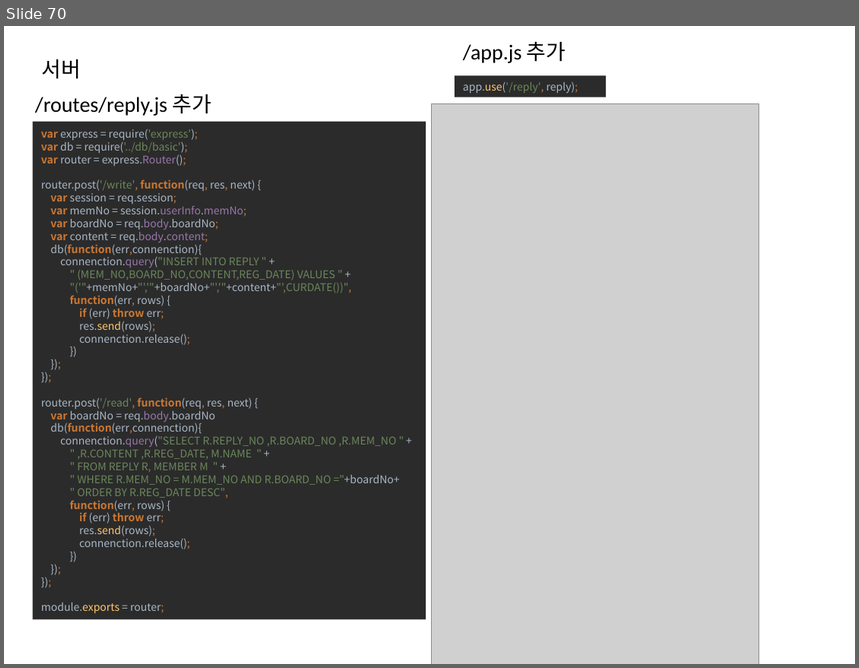
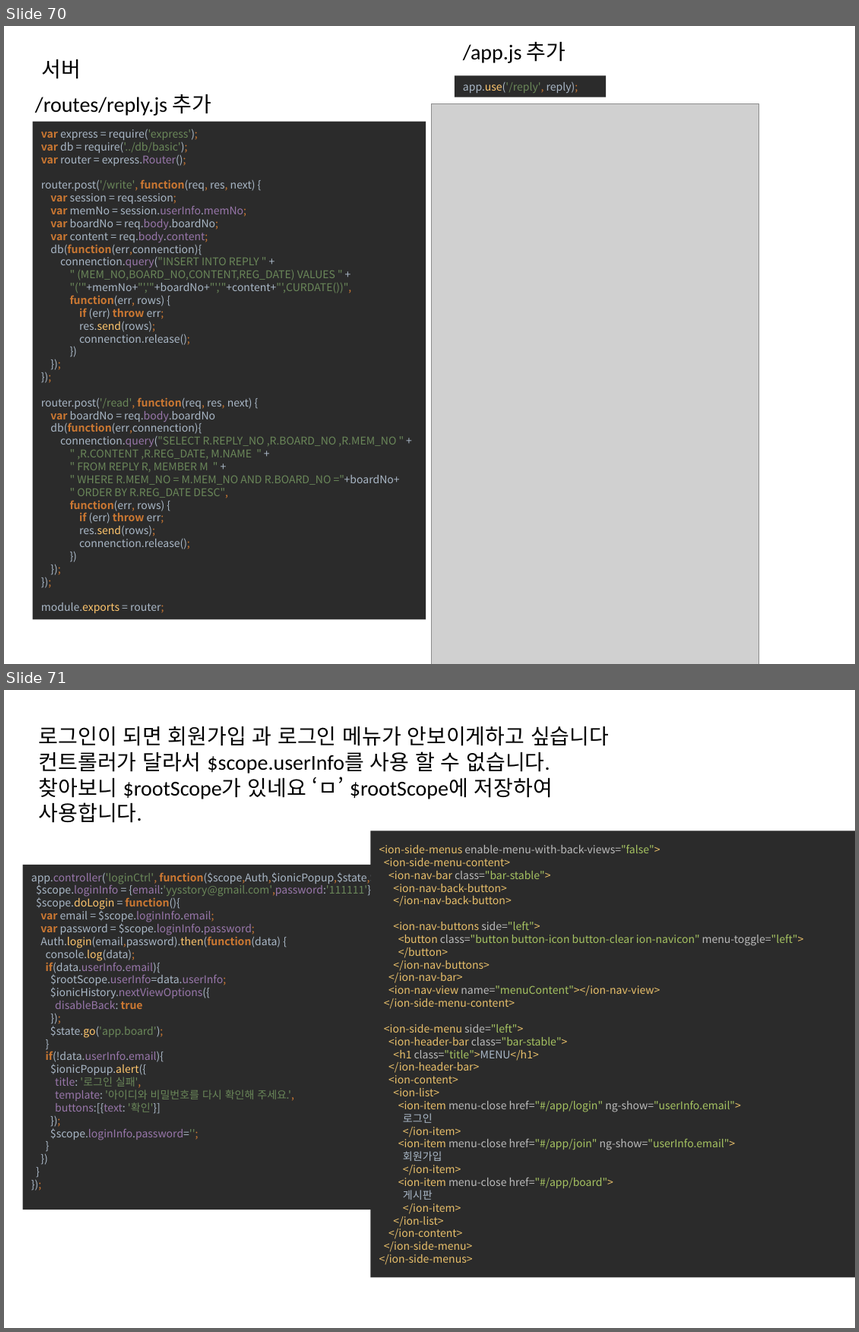
Before and after one commit to yysstory/mozzi, a slide deck: DOCS/1.pptx. Shown one above the other, each under a label of ours: slide 70 before the commit, slides 70 and 71 after it. The pictures are 859x668 and 859x1332 pixels, drawn with LibreOffice and Linux fonts; fonts in the diff are those of the drawing; grey boxes stand for pictures. Boxes give left, top, right and bottom in pixels: in the first picture for what was removed or moved away, otherwise in the second. Text is boxed around its words. In the diff, an @@ line names an element or a change of style, - is before the commit and + after.

```diff
--- a/DOCS/1.pptx
+++ b/DOCS/1.pptx
@@ slide 71 added at (x1=4, y1=690, x2=855, y2=1328), background #FFFFFF @@
@@ text added at (x1=39, y1=726, x2=609, y2=823), 18 pt, text #000000 @@
+로그인이 되면 회원가입 과 로그인 메뉴가 안보이게하고 싶습니다
+컨트롤러가 달라서 $scope.userInfo를 사용 할 수 없습니다.
+찾아보니 $rootScope가 있네요 ‘ㅁ’ $rootScope에 저장하여 사용합니다.
@@ rectangle added at (x1=371, y1=831, x2=855, y2=1278), fill #2B2B2B, 9 pt, text #E8BF6A @@
+<ion-side-menus enable-menu-with-back-views="false">
+<ion-side-menu-content>
+<ion-nav-bar class="bar-stable">
+<ion-nav-back-button>
+</ion-nav-back-button>
+<ion-nav-buttons side="left">
+<button class="button button-icon button-clear ion-navicon" menu-toggle="left">
+</button>
+</ion-nav-buttons>
+</ion-nav-bar>
+<ion-nav-view name="menuContent"></ion-nav-view>
+</ion-side-menu-content>
+<ion-side-menu side="left">
+<ion-header-bar class="bar-stable">
+<h1 class="title">MENU</h1>
+</ion-header-bar>
+<ion-content>
+<ion-list>
+<ion-item menu-close href="#/app/login" ng-show="userInfo.email">
+로그인
+</ion-item>
+<ion-item menu-close href="#/app/join" ng-show="userInfo.email">
+회원가입
+</ion-item>
+<ion-item menu-close href="#/app/board">
+게시판
+</ion-item>
+</ion-list>
+</ion-content>
+</ion-side-menu>
+</ion-side-menus>
@@ rectangle added at (x1=23, y1=865, x2=549, y2=1210), fill #2B2B2B, 9 pt, text #A9B7C6 @@
+app.controller('loginCtrl', function($scope,Auth,$ionicPopup,$state,$ionicHistory,$rootScope) {
+$scope.loginInfo = {email:'yysstory@gmail.com',password:'111111'};
+$scope.doLogin = function(){
+var email = $scope.loginInfo.email;
+var password = $scope.loginInfo.password;
+Auth.login(email,password).then(function(data) {
+console.log(data);
+if(data.userInfo.email){
+$rootScope.userInfo=data.userInfo;
+$ionicHistory.nextViewOptions({
+disableBack: true
+});
+$state.go('app.board');
+}
+if(!data.userInfo.email){
+$ionicPopup.alert({
+title: '로그인 실패',
+template: '아이디와 비밀번호를 다시 확인해 주세요.',
+buttons:[{text: '확인'}]
+});
+$scope.loginInfo.password='';
+}
+})
+}
+});
```
Also in this commit, not shown: 1 slide changed, 7 other slides added, 2 slides removed, 9 other files.
